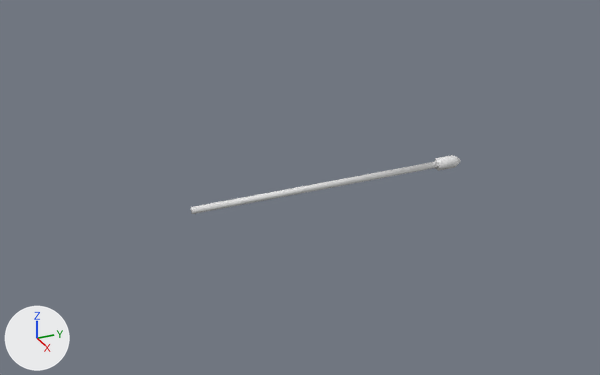
What one commit did to the Blender file work/blender/turret.blend.
Both versions are drawn from a 50 mm lens placed at (2.52, -1.77, 1.27), pointed at (-0.05, -0.62, -0.01). The lights are fixed; the arrows at lower left show +X, +Y and +Z.

Names of what the first picture shows: 'ammo'.
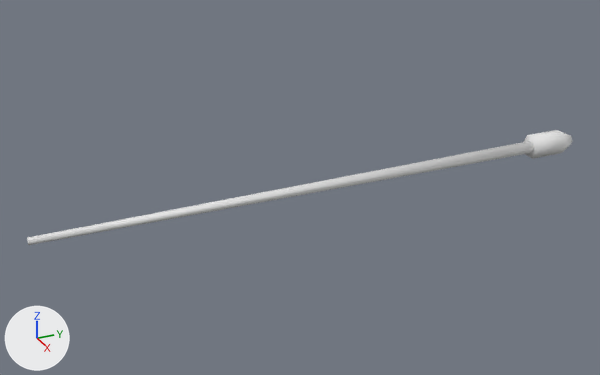
Boxes (x1, y1, x2, y2) around the edits, measured in the pictures (600 x 375 px; the box of a moved part takes in the faces that stretch with it):
'ammo', reshaped (103% wider, 93% taller): before (191, 155, 460, 214); after (27, 130, 573, 245)
part 1 of me_ammo_003, moved or reshaped: before (434, 155, 460, 171); after (523, 130, 573, 159)
part 2 of me_ammo_003, moved or reshaped: before (191, 161, 439, 214); after (27, 141, 534, 245)

Edits to the bpy script that builds the scene:
```text
Change me_ammo_003:
    where me_ammo_003.from_pydata(...)  # 34 vertices, 42 faces; spans x -0.025..0.025, y -1.05..0.05, z -0.022..0.022
    used by ob_ammo; location = (0.0, 0.0, 0.0)
    before: 27 (-0.006, -1.05, 0.011) at pixel (191, 207), 28 (0.006, -1.05, 0.011) at pixel (192, 208), 29 (-0.013, -1.05, 0.0) at pixel (190, 209), 30 (-0.006, -1.05, -0.011) at pixel (191, 212), 31 (0.006, -1.05, -0.011) at pixel (192, 214)
    before: 32 (0.013, -1.05, 0.0) at pixel (192, 212), 33 (0.0, -1.05, 0.0) at pixel (191, 210)
    me_ammo_003 part 1: the loose piece of 20 vertices spanning x -0.025..0.025, y -0.05..0.05, z -0.022..0.022 is scaled about its middle by 2, then moved by (0.0, 0.5, 0.0)
    me_ammo_003 part 2
    add for i in [*range(27, 34)]: me_ammo_003.vertices[i].co += Vector((0.0, -0.55, 0.0))
    me_ammo_003.vertices[20].co: (0.006, -0.05, 0.011) -> (0.013, 0.4, 0.022)  # pixel (438, 162) -> pixel (532, 143)
    me_ammo_003.vertices[21].co: (-0.006, -0.05, 0.011) -> (-0.012, 0.4, 0.022)  # pixel (436, 161) -> pixel (528, 141)
    me_ammo_003.vertices[22].co: (-0.013, -0.05, 0.0) -> (-0.025, 0.4, 0.0)
    me_ammo_003.vertices[23].co: (-0.006, -0.05, -0.011) -> (-0.012, 0.4, -0.022)
    me_ammo_003.vertices[24].co: (0.006, -0.05, -0.011) -> (0.013, 0.4, -0.022)  # pixel (437, 167) -> pixel (531, 152)
    me_ammo_003.vertices[25].co: (0.013, -0.05, 0.0) -> (0.025, 0.4, 0.0)  # pixel (438, 165) -> pixel (534, 149)
    me_ammo_003.vertices[26].co: (0.0, -0.05, 0.0) -> (0.0, 0.4, 0.0)
```
